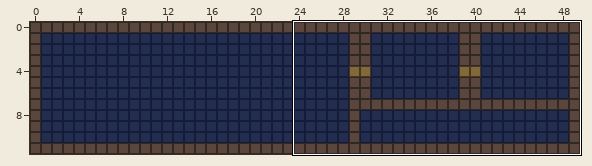
Tiled map, stored at assets/maps/sample_room.tmx. Above, an overview of the earlier version with the close-up marked.
Close-up. Earlier state:
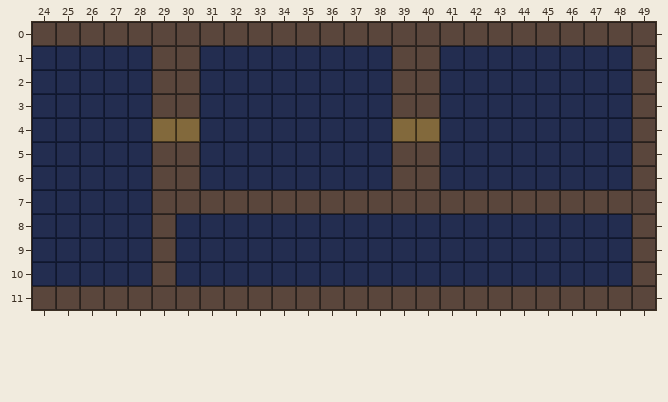
Cells are 16x16 px. Shown: x 24..49, y 0..11. The commit also changed other parts of the map, which this record leaves out.
The result:
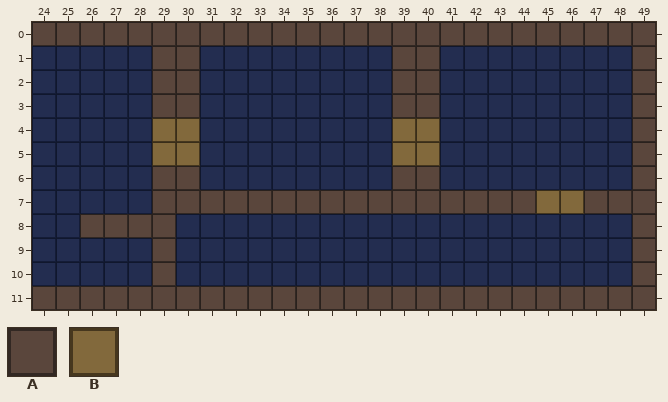
Key: from "collision_tile": A 0; from "passage_tile": B 0.
_ is an empty cell.
The exact change:
Layer "collision":
y 5: x 29..30 AA -> BB; x 39..40 AA -> BB
y 7: x 45..46 AA -> BB
y 8: x 26..28 ___ -> AAA
Changed places in both close-ups, as pixel boxes (x1, y1, x2, y2):
changed: (152, 142, 200, 166)
changed: (392, 142, 440, 166)
changed: (536, 190, 584, 214)
added: (80, 214, 152, 238)
